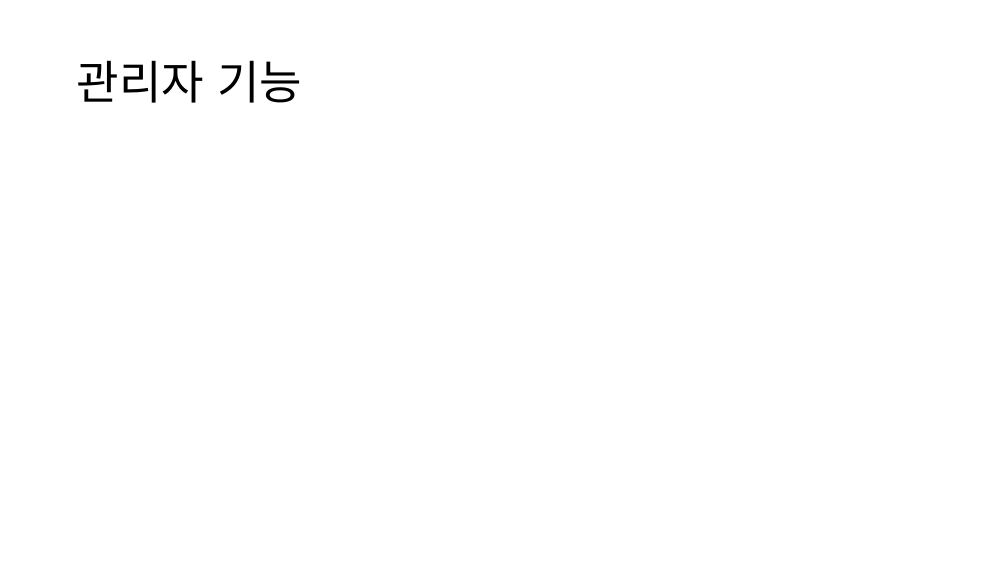
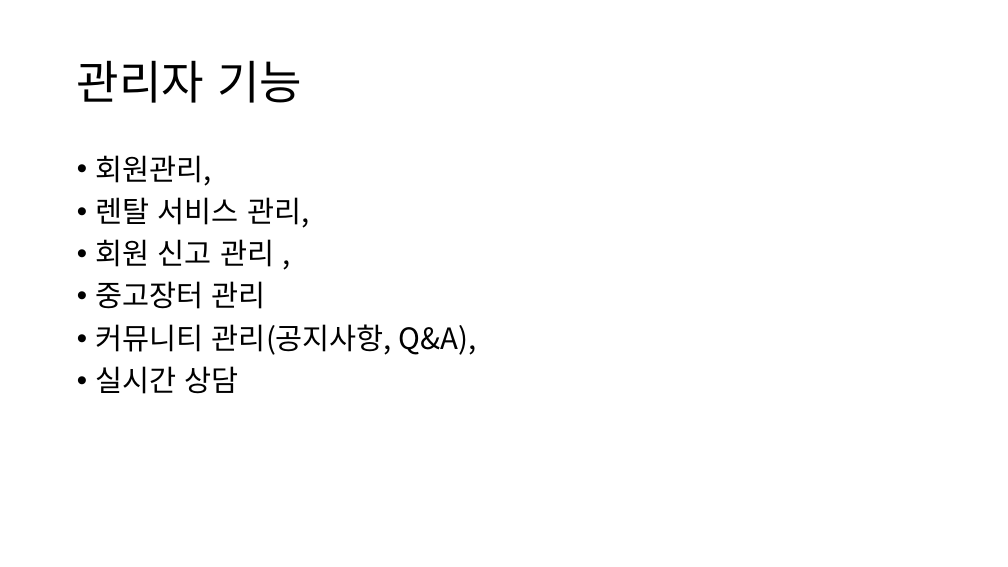
Before and after one commit to ezenteam2/RentalEquip, a slide deck: slide 3 of 1 기능 정의/project04 - 기능 정의 - 기범.pptx. Drawn at 1008x567 pixels with LibreOffice and Linux fonts; fonts in the diff are those of the drawing. Boxes give left, top, right and bottom in pixels: in the first picture for what was removed or moved away, otherwise in the second. Text is boxed around its words. In the diff, an @@ line names an element or a change of style, - is before the commit and + after.

Commit message:
기능정의, 요구사항정의서-권기범

```diff
--- a/1 기능 정의/project04 - 기능 정의 - 기범.pptx
+++ b/1 기능 정의/project04 - 기능 정의 - 기범.pptx
@@ text added at [96,155,477,394], 28 pt, text #000000 @@
+• 회원관리,
+• 렌탈 서비스 관리,
+• 회원 신고 관리 ,
+• 중고장터 관리
+• 커뮤니티 관리(공지사항, Q&A),
+• 실시간 상담
```
Also in this commit, not shown: 1 other slide changed, 1 other file.
